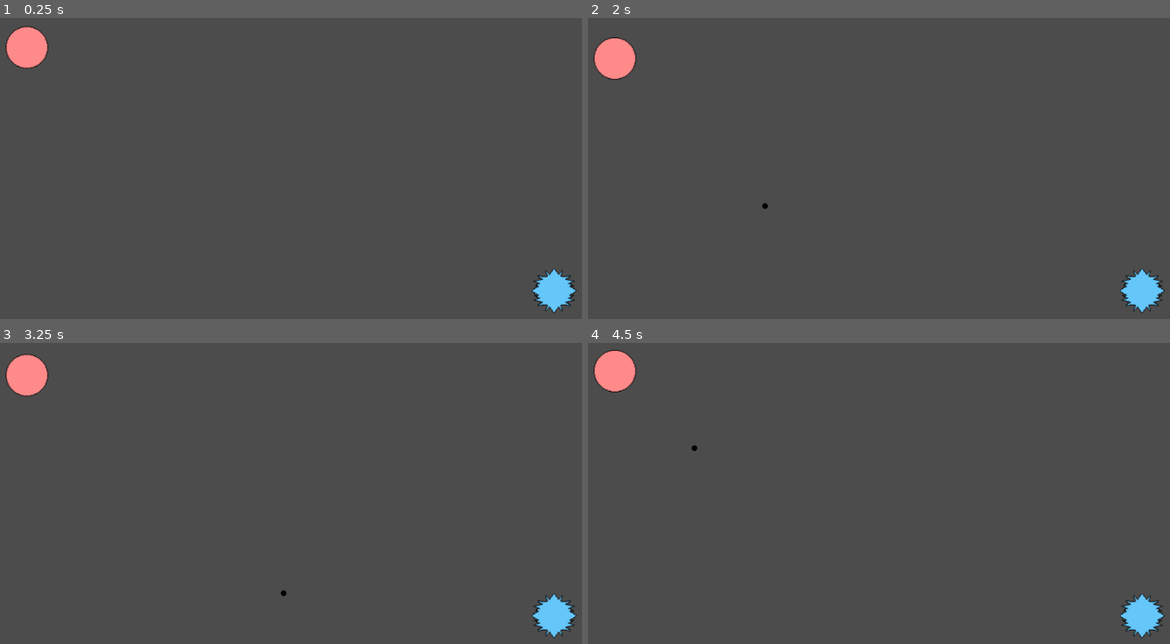
Above: before the commit, frames 1-4 (two rows, left to right).
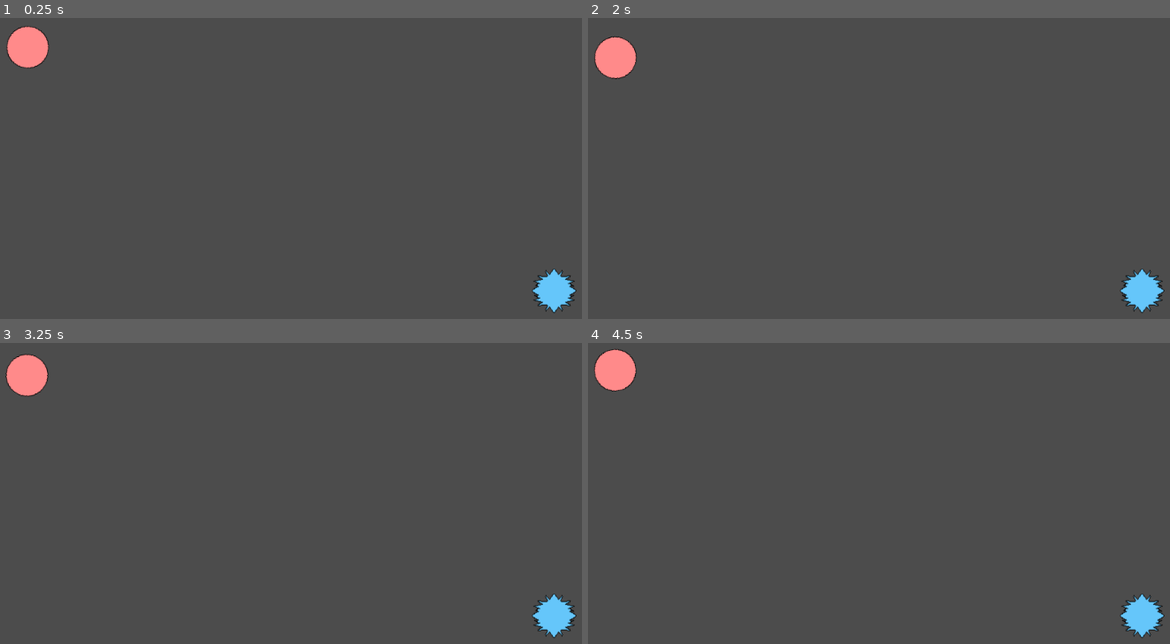
Above: after the commit, the same moments.

Repository: Sky84/LineRIderLike
Game: Godot game, scene res://Game.tscn
Same seed, same stepped clock (60 frames per second), same inputs: the game is played once before the commit and once after it. The project has no main scene, so this scene is started directly.
Inputs (mouse positions are in pixels of both pictures, inside the frame that each line leads up to):
- Up to frame 1 (0.25 s): no input
- Up to frame 2 (2 s): move the mouse to (1065, 165) at 0.52 s; hold R 0.53-1.28 s; click (1065, 165) at 0.67 s; move the mouse to (762, 204) at 1.27 s; tap R at 1.35 s; click (762, 204) at 1.42 s
- Up to frame 3 (3.25 s): move the mouse to (389, 418) at 2.02 s; hold R 2.03-2.78 s; click (389, 418) at 2.17 s; move the mouse to (285, 592) at 2.77 s; tap R at 2.85 s; click (285, 592) at 2.92 s
- Up to frame 4 (4.5 s): move the mouse to (1117, 571) at 3.52 s; hold R 3.53-4.28 s; click (1117, 571) at 3.67 s; move the mouse to (692, 448) at 4.27 s; tap R at 4.35 s; click (692, 448) at 4.42 s

The runs differ from the first frame. In frame 1, 0.1% of the frame differs, in the area x 0-9%, y 2-17%; in frame 2, 0.1%, in the area x 0-31%, y 6-64%; in frame 3, less than 0.1%; in frame 4, 0.1%.

Commit message:
feature better colliding and lines

Diff:
--- /dev/null
+++ b/Camera2DController.gd
@@ -0,0 +1,7 @@
+extends Camera2D
+
+onready var target: Node2D = $Ball;
+
+# Called every frame. 'delta' is the elapsed time since the previous frame.
+func _process(delta):
+	pass
--- a/Game.tscn
+++ b/Game.tscn
@@ -1,16 +1,30 @@
-[gd_scene load_steps=4 format=2]
+[gd_scene load_steps=6 format=2]
 
 [ext_resource path="res://Objects/Ball.tscn" type="PackedScene" id=1]
 [ext_resource path="res://Objects/Objective.tscn" type="PackedScene" id=2]
 [ext_resource path="res://LineController.gd" type="Script" id=3]
+[ext_resource path="res://Camera2DController.gd" type="Script" id=4]
+
+[sub_resource type="PhysicsMaterial" id=1]
+friction = 0.1
+bounce = 0.1
 
 [node name="Node2D" type="Node2D"]
 script = ExtResource( 3 )
 
 [node name="Ball" parent="." instance=ExtResource( 1 )]
 position = Vector2( 90.5436, 97.0568 )
+angular_velocity = 20.0
 
 [node name="Objective" parent="." instance=ExtResource( 2 )]
 position = Vector2( 851.851, 452.663 )
 
 [node name="TerrainStaticBody2D" type="StaticBody2D" parent="."]
+physics_material_override = SubResource( 1 )
+
+[node name="Camera2D" type="Camera2D" parent="."]
+anchor_mode = 0
+current = true
+smoothing_enabled = true
+smoothing_speed = 2.0
+script = ExtResource( 4 )
--- a/LineController.gd
+++ b/LineController.gd
@@ -1,16 +1,18 @@
 extends Node2D
 
 var mouse_left_down: bool = false;
-var radiusPoint = 4;
+var line_width = 4;
 
 var draws = {};
 var collisionsShapes = [];
+var is_next_point_first = false;
 onready var currentStaticBody: StaticBody2D = $TerrainStaticBody2D;
 
 func _input(event:InputEvent):
 	if event is InputEventMouseButton:
 		if event.button_index == 1 and event.is_pressed():
 			mouse_left_down = true;
+			is_next_point_first = true;
 		elif event.button_index == 1 and !event.is_pressed():
 			mouse_left_down = false;
 	elif Input.is_key_pressed(KEY_R):
@@ -31,16 +33,19 @@
 	if mouse_left_down:
 		var current_point = {
 			"position": get_global_mouse_position(),
-			"radius": radiusPoint,
-			"id": draws.size()
+			"id": draws.size(),
+			"is_first_from_line":is_next_point_first,
 		};
+		is_next_point_first = false;
 		draws[current_point.id] = current_point;
-		if current_point.id - 1 in draws:
+		if current_point.id - 1 in draws and current_point.is_first_from_line == false:
 			var previous_point = draws[current_point.id - 1];
 			_update_collision(previous_point.position, current_point.position);
 		update();
 
 func _draw():
 	for key in draws:
-		var draw = draws[key];
-		draw_circle(draw.position, draw.radius, Color.black);
+		if key - 1 in draws and draws[key].is_first_from_line == false:
+			var current_point = draws[key];
+			var previous_point = draws[key-1];
+			draw_line(previous_point.position, current_point.position, Color.black, line_width);
